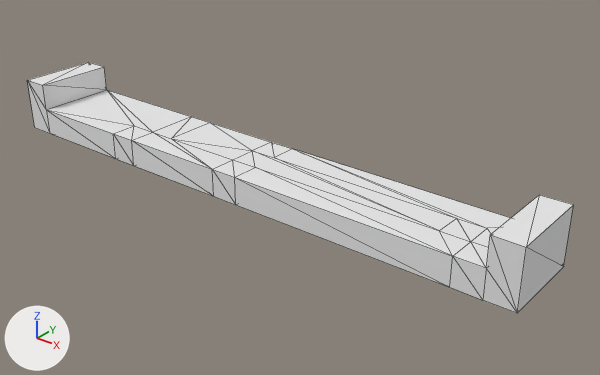
Renders of the OBJ model Assets/CityVoxelPack/Assets/roads/medium/Mesh/road6.obj from each side of a commit.
Before and after are seen from a 50 mm camera at (17.42, -19.26, 12.47) aimed at (1.49, 0.65, 0.12). Arrows for +X, +Y and +Z are at lower left; the lights stay in place. Mesh edges are drawn as thin lines. Where no turn or scale is listed for an object, it has been applied to the vertices. Vertices at the same position are counted once.

Objects in the first picture: 'road6'.
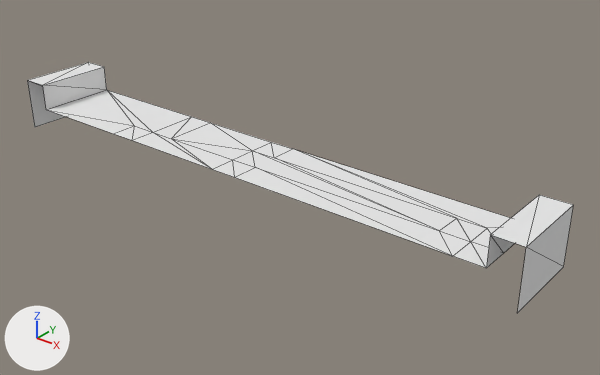
Changed parts and their boxes (x1, y1, x2, y2) in the pictures (600 x 375 px):
'road6', reshaped
    before: (28, 62, 573, 313)
    after: (28, 62, 573, 312)
part 1 of me_road6, deleted
    before: (28, 80, 526, 313)

Patch to the scene script:
```diff
--- a/Assets/CityVoxelPack/Assets/roads/medium/Mesh/road6.obj.py
+++ b/Assets/CityVoxelPack/Assets/roads/medium/Mesh/road6.obj.py
@@ me_road6 @@
 # used by ob_road6; location = (0.0, 0.0, 0.0)
-me_road6.from_pydata(...)  # 62 vertices, 120 faces; spans x -10.5..10.5, y -1.5..1.5, z 0.0..2.0
+me_road6.from_pydata(...)  # 37 vertices, 47 faces; spans x -10.5..10.5, y -1.5..1.5, z 0.0..2.0
+# me_road6 part 1
+# 25 vertices are removed from x -9.5..9.5, y -1.5..1.5, z 0.0
+# 73 faces are deleted
 me_road6.materials.append(mat_palette)
```
